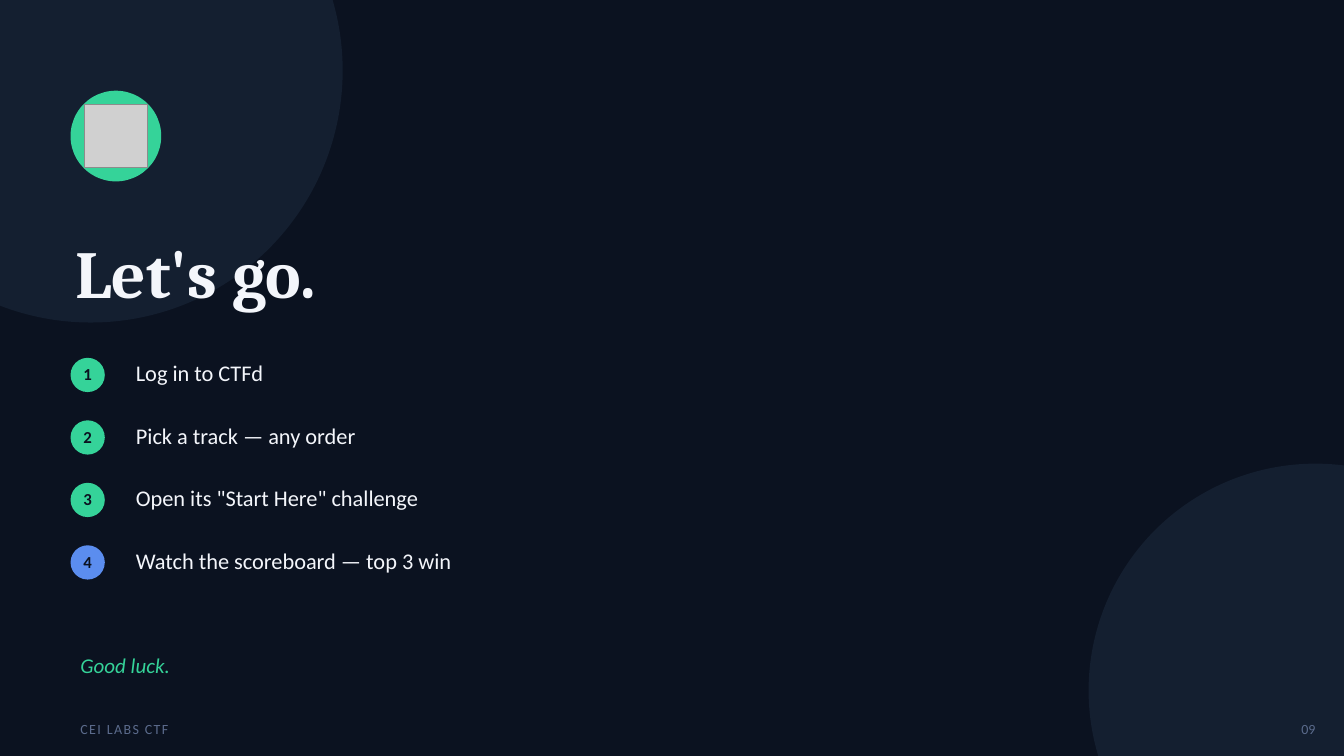
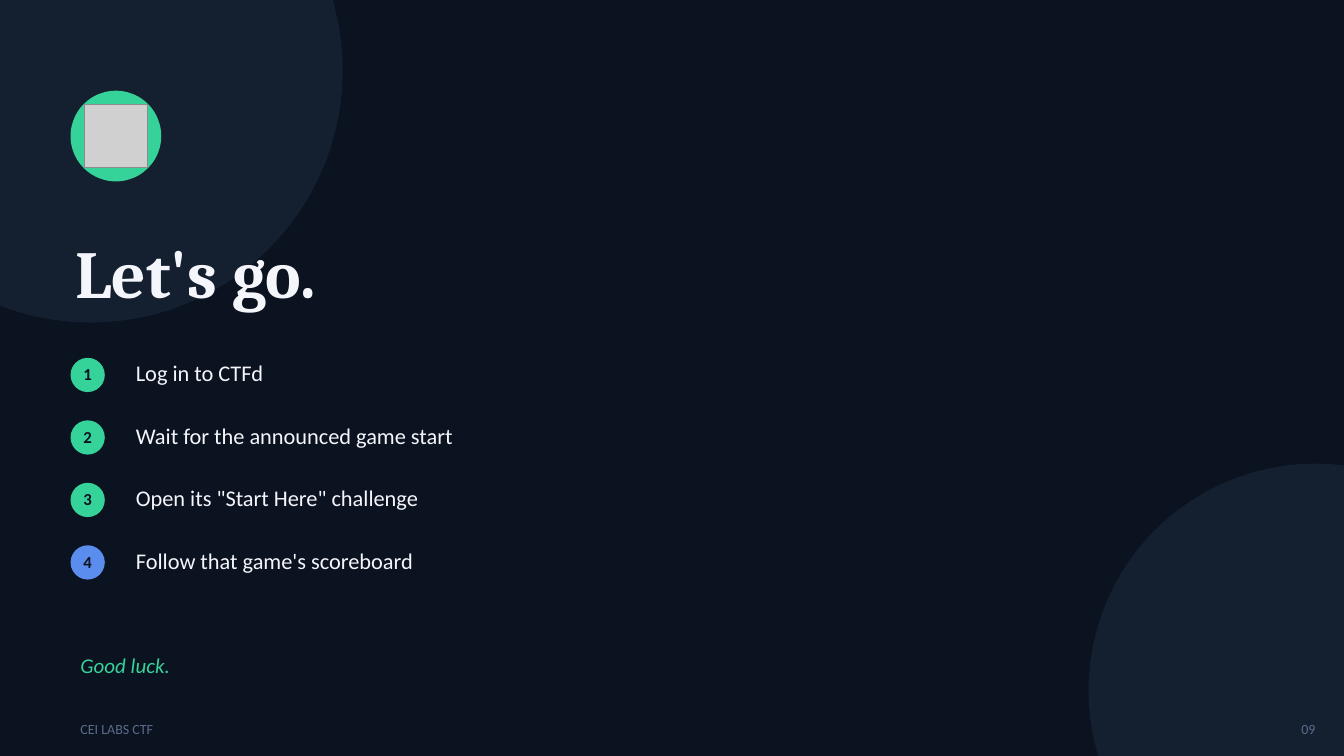
Before and after one commit to stoptalkingishh/cei-labs-event, a slide deck: slide 9 of presentation/CEI-Labs-CTF-Kickoff.pptx. Drawn at 1344x756 pixels with LibreOffice and Linux fonts; fonts in the diff are those of the drawing; grey boxes stand for pictures. Boxes give left, top, right and bottom in pixels: in the first picture for what was removed or moved away, otherwise in the second. Text is boxed around its words. In the diff, an @@ line names an element or a change of style, - is before the commit and + after.

```diff
--- a/presentation/CEI-Labs-CTF-Kickoff.pptx
+++ b/presentation/CEI-Labs-CTF-Kickoff.pptx
@@ text at (x1=136, y1=428, x2=453, y2=448): text changed @@
-Pick a track — any order
+Wait for the announced game start
@@ text at (x1=136, y1=553, x2=413, y2=573): text changed @@
-Watch the scoreboard — top 3 win
+Follow that game's scoreboard
@@ text "CEI LABS CTF" at (x1=80, y1=725, x2=153, y2=734): letter spacing 1 to 0 pt @@
```
Also in this commit, not shown: 8 other slides changed, 3 other files.
